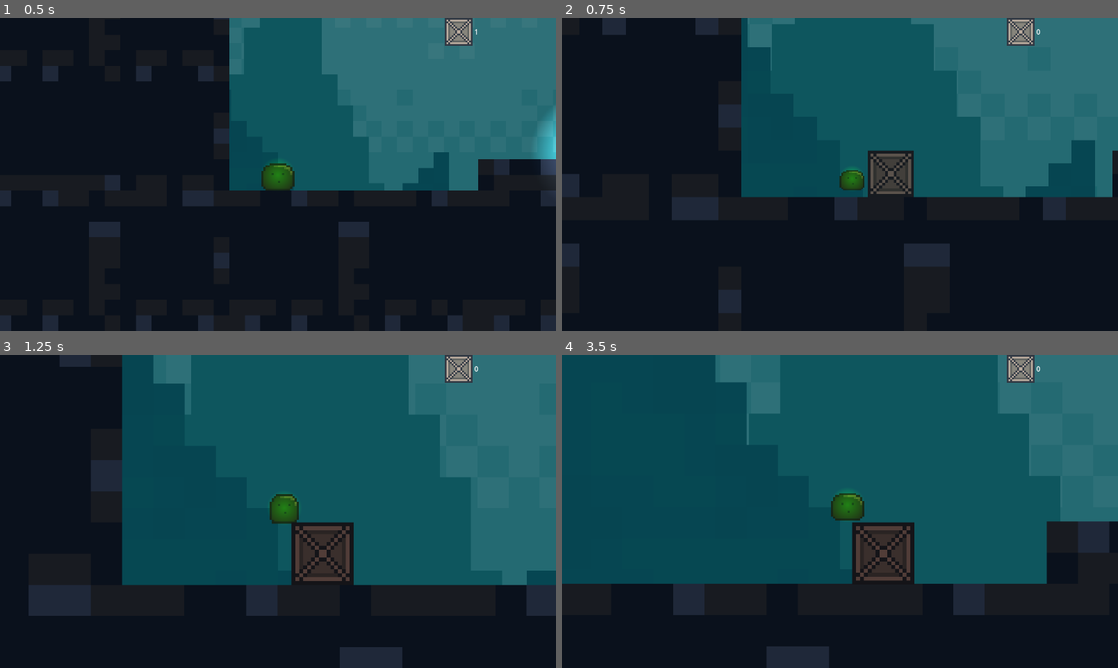
Above: before the commit, frames 1-4 (two rows, left to right).
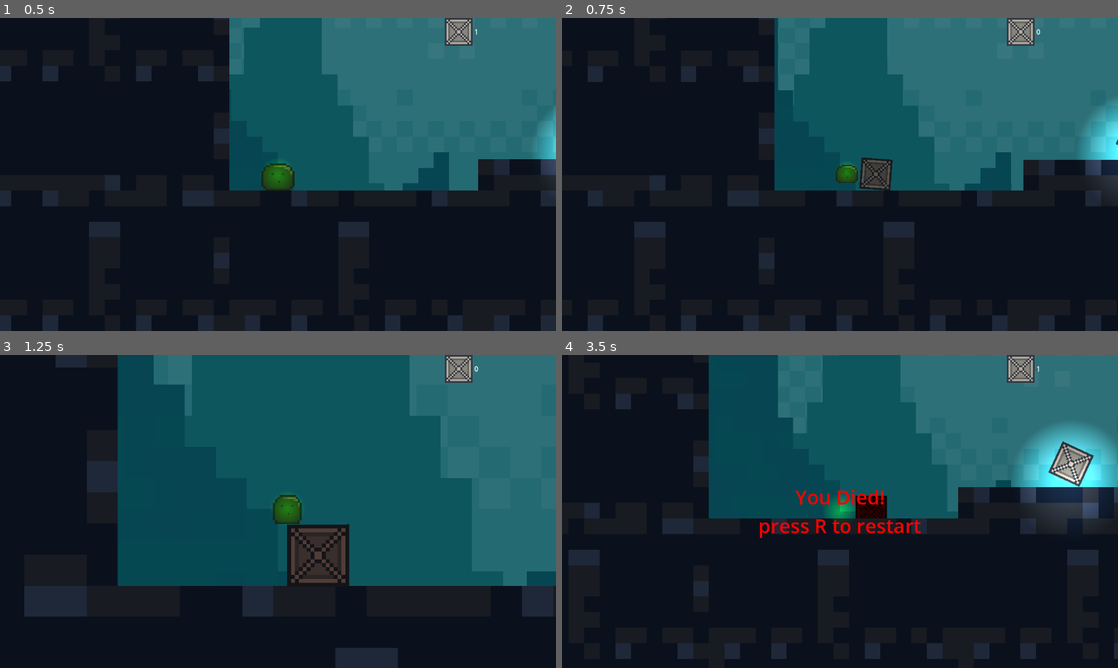
Above: after the commit, the same moments.

Repository: jkuball/splittle-bocks
Game: Godot game, scene res://scenes/levels/level3.tscn
Same seed, same stepped clock (60 frames per second), same inputs: the game is played once before the commit and once after it. This scene is started directly instead of the project's main scene.
Inputs:
- Up to frame 1 (0.5 s): no input
- Up to frame 2 (0.75 s): hold D (player_right) from 0.53 s (still down); tap Space (player_splittle) at 0.6 s
- Up to frame 3 (1.25 s): keep holding D (player_right)
- Up to frame 4 (3.5 s): tap Space (player_splittle) at 1.35, 2.1, 2.85 s; release D (player_right) at 2.03 s; hold A (player_left) 2.03-2.78 s; hold D (player_right) from 2.78 s (still down)

Frame 1 is identical in both runs. In frame 2, 18% of the frame differs, in the area x 0-100%, y 0-100%; in frame 3, 2.9%; in frame 4, 49%.

Commit message:
lerp wachsen

Diff:
--- a/scripts/player_movement.gd
+++ b/scripts/player_movement.gd
@@ -31,14 +31,18 @@
 
 func grow():
 	bocksScale *= 2
-	apply_scale(Vector2(2, 2))
-	splittle.emit(Vector2(.5, .5))
+
+	var tween = create_tween()
+	tween.tween_property(self, "scale", scale * 2, 0.1)
+	tween.tween_callback(func(): splittle.emit(Vector2(.5, .5)))
 
 
 func shrink():
 	bocksScale /= 2
-	apply_scale(Vector2(.5, .5))
-	splittle.emit(Vector2(2, 2))
+
+	var tween = create_tween()
+	tween.tween_property(self, "scale", scale / 2, 0.1)
+	tween.tween_callback(func(): splittle.emit(Vector2(2, 2)))
 
 
 func _picked_up():
Not shown, changed: todo.org
Not shown, changed: todo.org_archive
